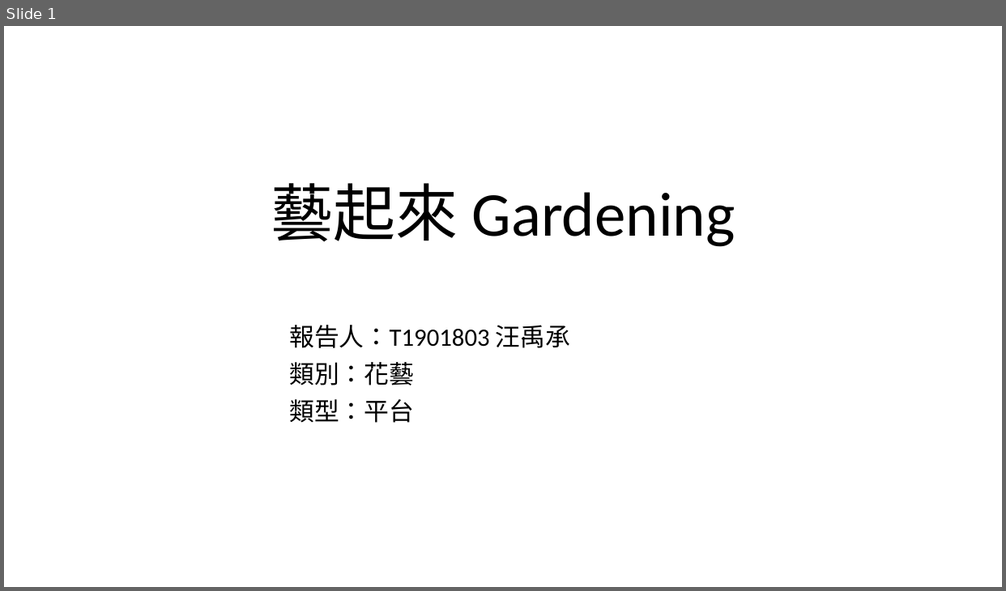
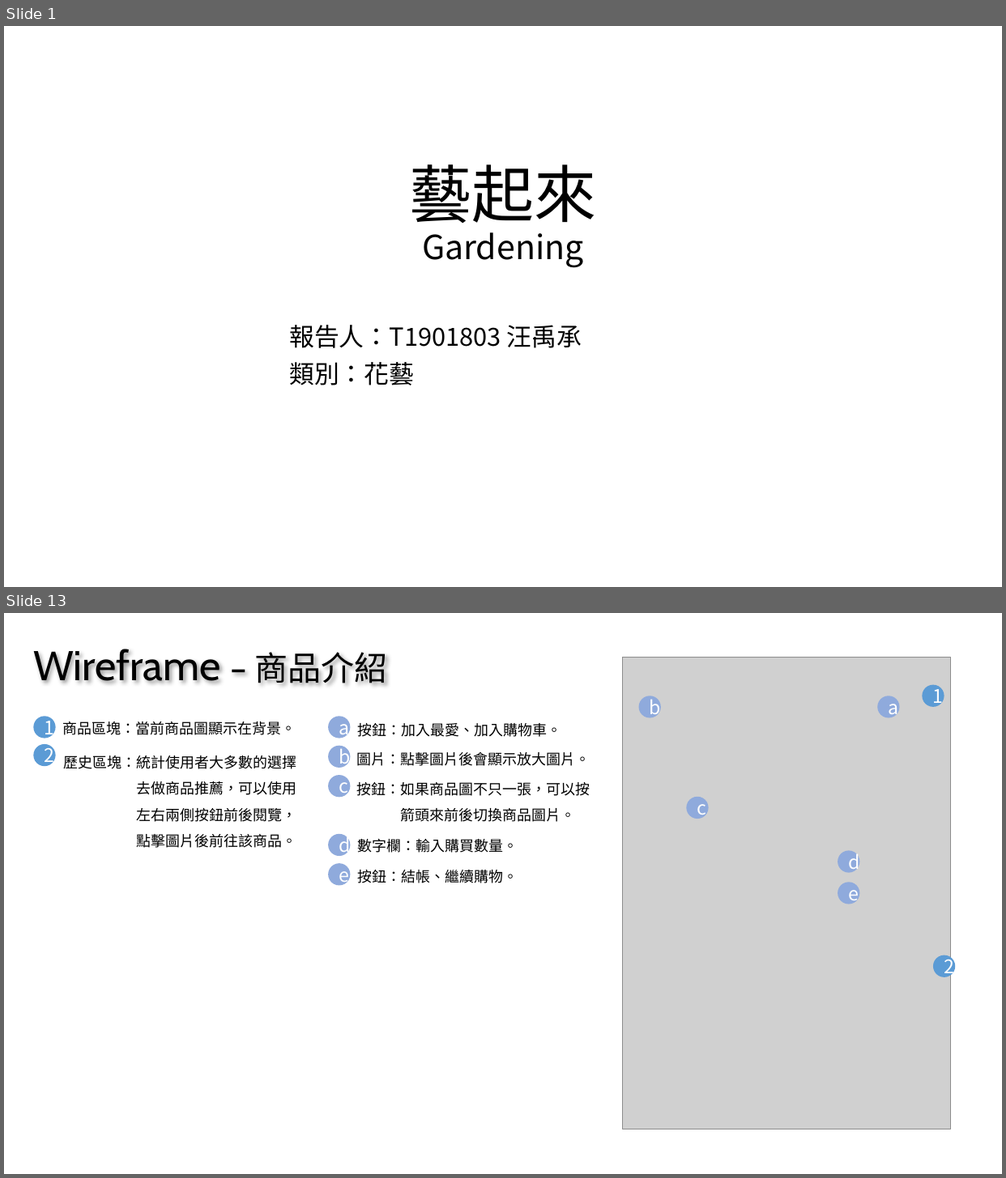
Before and after one commit to MercyLM/MyWeb, a slide deck: 個人作品報告.pptx. Shown one above the other, each under a label of ours: slide 1 before the commit, slides 1 and 13 after it; the slides between them are not shown. The pictures are 1006x591 and 1006x1178 pixels, drawn with LibreOffice and Linux fonts; fonts in the diff are those of the drawing; grey boxes stand for pictures. Boxes give left, top, right and bottom in pixels: in the first picture for what was removed or moved away, otherwise in the second. Text is boxed around its words. In the diff, an @@ line names an element or a change of style, - is before the commit and + after.

```diff
--- a/個人作品報告.pptx
+++ b/個人作品報告.pptx
@@ slide 13 added at (4, 613, 1002, 1174), background #FFFFFF @@
@@ text added at (33, 649, 387, 683), 40 pt, text #000000 @@
+Wireframe – 商品介紹
@@ picture added at (623, 658, 951, 1130) @@
@@ ellipse added at (923, 685, 945, 707), fill #5B9BD5, 18 pt, text #FFFFFF @@
+1
@@ ellipse added at (639, 696, 661, 718), fill #8FAADC, 18 pt, text #FFFFFF @@
+b
@@ ellipse added at (878, 696, 900, 718), fill #8FAADC, 18 pt, text #FFFFFF @@
+a
@@ ellipse added at (33, 717, 56, 739), fill #5B9BD5, 18 pt, text #FFFFFF @@
+1
@@ text added at (63, 722, 296, 735), 14 pt, text #000000 @@
+商品區塊：當前商品圖顯示在背景。
@@ ellipse added at (328, 717, 351, 739), fill #8FAADC, 18 pt, text #FFFFFF @@
+a
@@ text added at (357, 723, 561, 737), 14 pt, text #000000 @@
+按鈕：加入最愛、加入購物車。
@@ ellipse added at (33, 744, 56, 766), fill #5B9BD5, 18 pt, text #FFFFFF @@
+2
@@ text added at (63, 756, 296, 848), 14 pt, text #000000 @@
+歷史區塊：統計使用者大多數的選擇
+去做商品推薦，可以使用
+左右兩側按鈕前後閱覽，
+點擊圖片後前往該商品。
@@ ellipse added at (328, 746, 351, 768), fill #8FAADC, 18 pt, text #FFFFFF @@
+b
@@ text added at (357, 752, 590, 766), 14 pt, text #000000 @@
+圖片：點擊圖片後會顯示放大圖片。
@@ ellipse added at (328, 776, 351, 798), fill #8FAADC, 18 pt, text #FFFFFF @@
+c
@@ text added at (357, 782, 590, 822), 14 pt, text #000000 @@
+按鈕：如果商品圖不只一張，可以按
+箭頭來前後切換商品圖片。
@@ ellipse added at (687, 796, 710, 819), fill #8FAADC, 18 pt, text #FFFFFF @@
+c
@@ ellipse added at (328, 834, 351, 856), fill #8FAADC, 18 pt, text #FFFFFF @@
+d
@@ text added at (358, 839, 518, 853), 14 pt, text #000000 @@
+數字欄：輸入購買數量。
@@ ellipse added at (838, 851, 860, 874), fill #8FAADC, 18 pt, text #FFFFFF @@
+d
@@ ellipse added at (328, 864, 351, 886), fill #8FAADC, 18 pt, text #FFFFFF @@
+e
@@ text added at (358, 870, 518, 884), 14 pt, text #000000 @@
+按鈕：結帳、繼續購物。
@@ ellipse added at (838, 883, 860, 905), fill #8FAADC, 18 pt, text #FFFFFF @@
+e
@@ ellipse added at (933, 955, 956, 977), fill #5B9BD5, 18 pt, text #FFFFFF @@
+2
@@ slide 1 changed as well @@
@@ title "藝起來 Gardening" at (409, 165, 596, 268): size 60 to 32 pt in "Gardening"; font Calibri to Noto Sans CJK JP @@
@@ subtitle "報告人：T1901803 汪禹承" at (289, 325, 582, 386): font Calibri to Noto Sans CJK JP @@
@@ subtitle at (289, 399, 414, 423): paragraph removed @@
-類型：平台
```
Also in this commit, not shown: 2 other slides changed, 11 other slides added, 1 slide removed.
